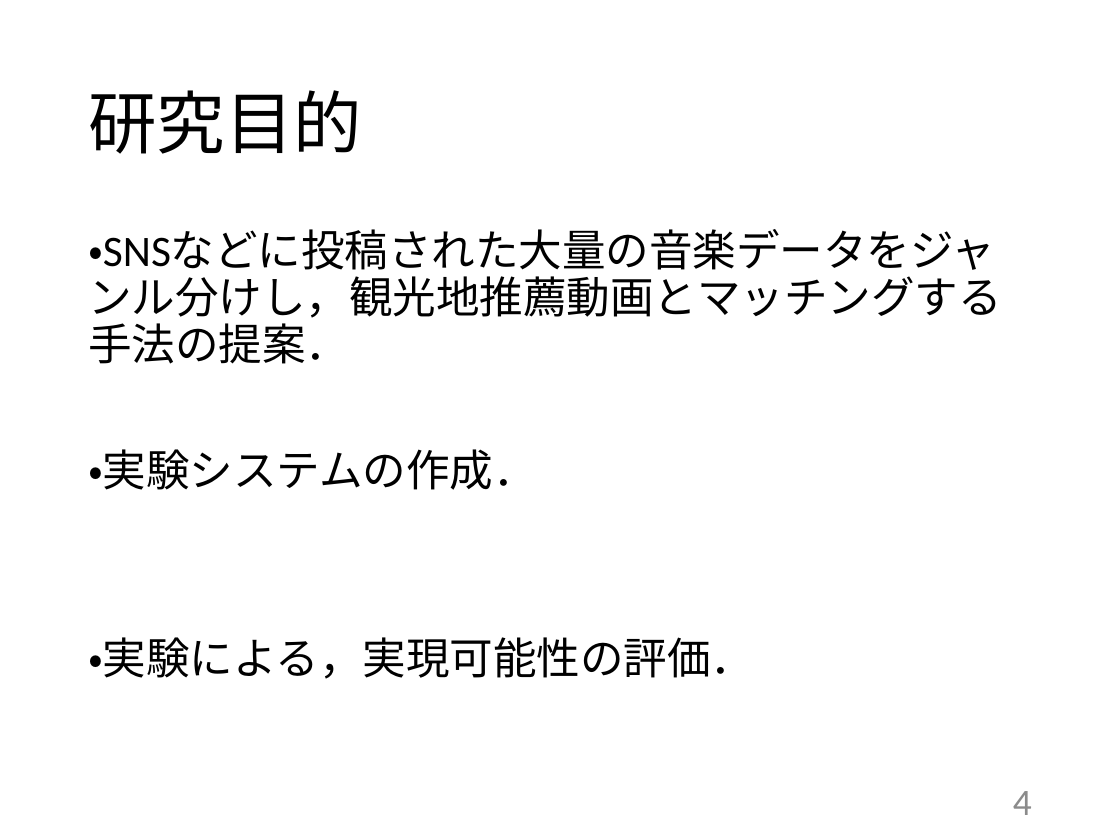
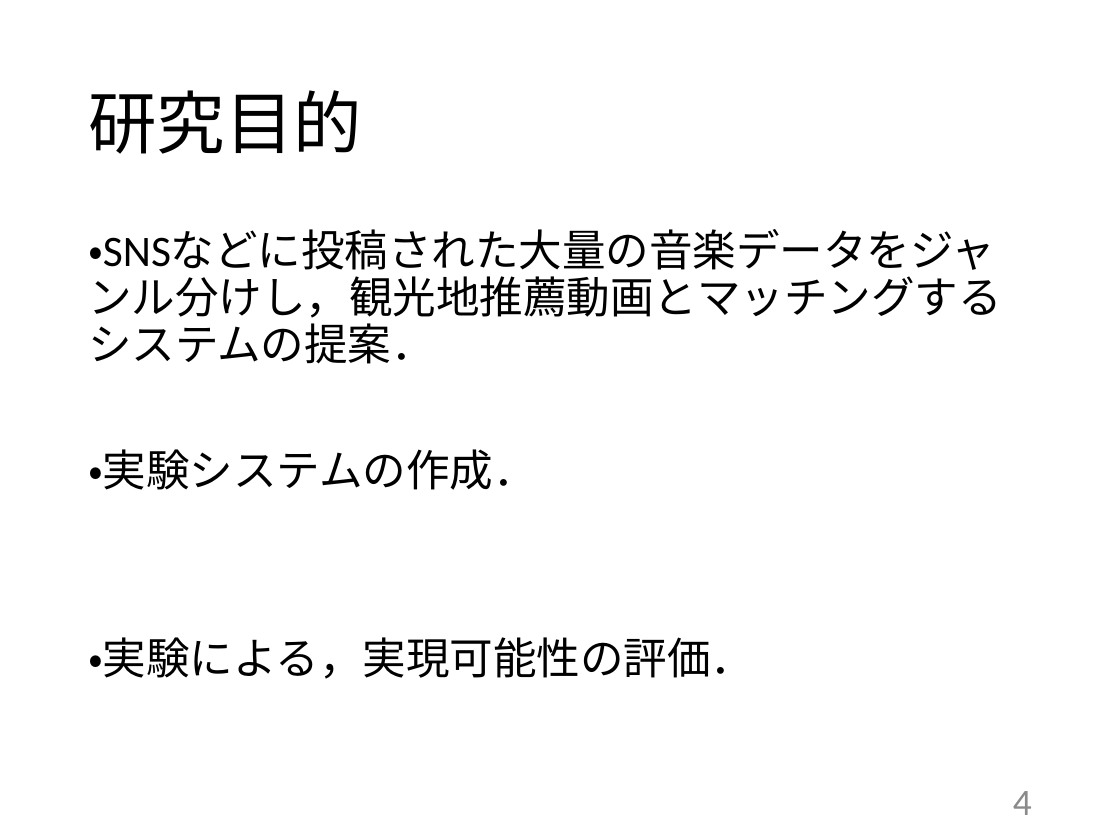
Before and after one commit to kait-takanolab/1821144-yoshii-thesis, a slide deck: slide 4 of 学部_中間発表_1821144.pptx. Drawn at 1120x840 pixels with LibreOffice and Linux fonts; fonts in the diff are those of the drawing. Boxes give left, top, right and bottom in pixels: in the first picture for what was removed or moved away, otherwise in the second. Text is boxed around its words. In the diff, an @@ line names an element or a change of style, - is before the commit and + after.

```diff
--- a/学部_中間発表_1821144.pptx
+++ b/学部_中間発表_1821144.pptx
@@ text at (88,229,1001,364): text changed @@
-・SNSなどに投稿された大量の音楽データをジャンル分けし，観光地推薦動画とマッチングする手法の提案．
+・SNSなどに投稿された大量の音楽データをジャンル分けし，観光地推薦動画とマッチングするシステムの提案．
```
